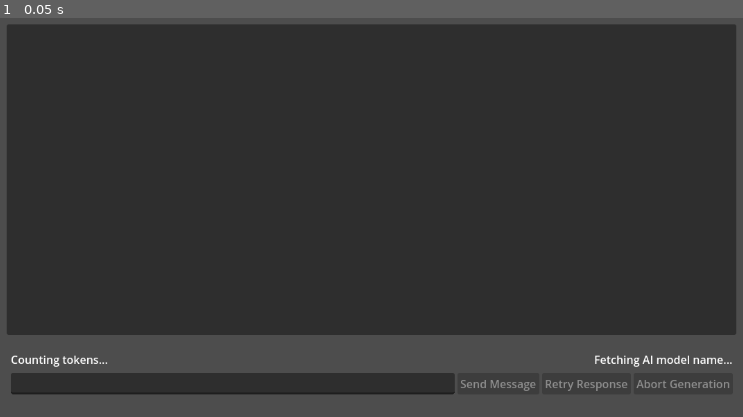
Above: before the commit, frame 1.
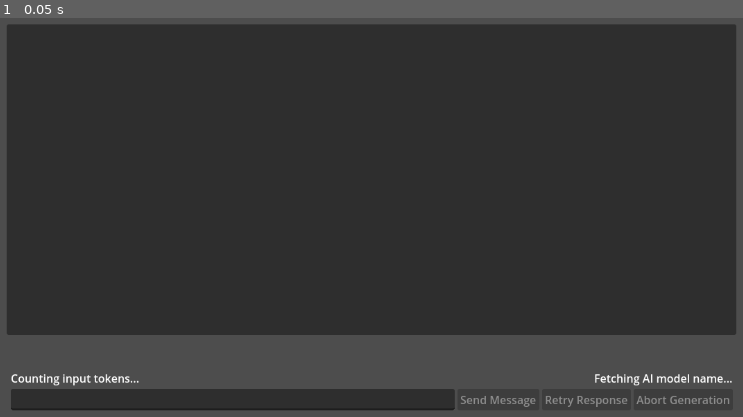
Above: after the commit, the same moment.

Repository: TheSiriusSystem/KoboldAI-Frontend
Game: Godot game, scene res://scenes/application.tscn
Same seed, same stepped clock (60 frames per second), same inputs: the game is played once before the commit and once after it.
Inputs:
- Up to frame 1 (0.05 s): no input

The runs differ from the first frame. In frame 1, 5.7% of the frame differs, in the area x 1-99%, y 84-99%.

Commit message:
Add AI status label

Diff:
--- a/scenes/application.tscn
+++ b/scenes/application.tscn
@@ -44,22 +44,38 @@
 grow_horizontal = 2
 grow_vertical = 0
 
+[node name="StatusLabel" type="Label" parent="VBoxContainer"]
+unique_name_in_owner = true
+layout_mode = 2
+
 [node name="SideInfo" type="Control" parent="VBoxContainer"]
+custom_minimum_size = Vector2(0, 23)
 layout_mode = 2
 
 [node name="UserInputTokenCount" type="Label" parent="VBoxContainer/SideInfo"]
-layout_mode = 2
-offset_top = -27.0
+layout_mode = 1
+anchors_preset = 4
+anchor_top = 0.5
+anchor_bottom = 0.5
+offset_top = -11.5
 offset_right = 1041.0
-offset_bottom = -4.0
-text = "Counting tokens..."
+offset_bottom = 11.5
+grow_vertical = 2
+text = "Counting input tokens..."
 script = ExtResource("4_vf1ne")
 
 [node name="AIModelName" type="Label" parent="VBoxContainer/SideInfo"]
-layout_mode = 2
-offset_top = -27.0
-offset_right = 1041.0
-offset_bottom = -4.0
+layout_mode = 1
+anchors_preset = 6
+anchor_left = 1.0
+anchor_top = 0.5
+anchor_right = 1.0
+anchor_bottom = 0.5
+offset_left = -1041.0
+offset_top = -11.5
+offset_bottom = 11.5
+grow_horizontal = 0
+grow_vertical = 2
 text = "Fetching AI model name..."
 horizontal_alignment = 2
 script = ExtResource("3_du8ay")
--- a/scripts/application.gd
+++ b/scripts/application.gd
@@ -5,10 +5,13 @@
 const AI_CONTEXT_SIZE: int = 8192
 const AI_MAX_OUTPUT: int = 320
 const AI_GENKEY: String = "KCPP2342"
+const TYPING_STATUS_TEXT: String = "%s is typing..."
+const RESPONSE_TIME_TEXT: String = "%s responded in %.2f seconds"
 
 @export var message_body_scene: PackedScene
 
 @onready var message_body_container: VBoxContainer = %MessageBodyContainer
+@onready var status_label: Label = %StatusLabel
 @onready var message_edit: LineEdit = %MessageEdit
 @onready var send_message_button: Button = %SendMessageButton
 @onready var retry_response_button: Button = %RetryResponseButton
@@ -27,6 +30,7 @@
 		abort_generation_button.disabled = not _is_busy
 		for message_body: VBoxContainer in message_body_container.get_children():
 			(message_body.get_node(^"%DeleteButton") as Button).disabled = _is_busy
+var _generation_start_time: float = 0.0
 
 
 func _ready() -> void:
@@ -49,6 +53,8 @@
 		prompt += "%s: %s\n" % [message.sender, message.content]
 	prompt += "%s:" % AI_NAME # So the AI knows who to talk as.
 
+	_generation_start_time = get_seconds()
+	status_label.text = TYPING_STATUS_TEXT % AI_NAME
 	generate_ai_response_request.request(Constants.API_URL + "v1/generate", Constants.API_HEADERS, HTTPClient.METHOD_POST, JSON.stringify({
 		"max_context_length": AI_CONTEXT_SIZE,
 		"max_length": AI_MAX_OUTPUT,
@@ -91,6 +97,10 @@
 			_remove_message(message_index)
 		)
 		message_body_container.add_child(message_body)
+
+
+func get_seconds() -> float:
+	return Time.get_ticks_msec() / 1000.0
 
 
 func _is_message_edit_empty() -> bool:
@@ -137,5 +147,6 @@
 
 	var json: JSON = JSON.new()
 	if json.parse(body.get_string_from_utf8()) == Error.OK:
+		status_label.text = RESPONSE_TIME_TEXT % [AI_NAME, get_seconds() - _generation_start_time]
 		_add_message(AI_NAME, json.data.results[0].text.lstrip(" ").rstrip("\n%s:" % _user_name).rstrip("\n%s:" % AI_NAME))
 		_is_busy = false
